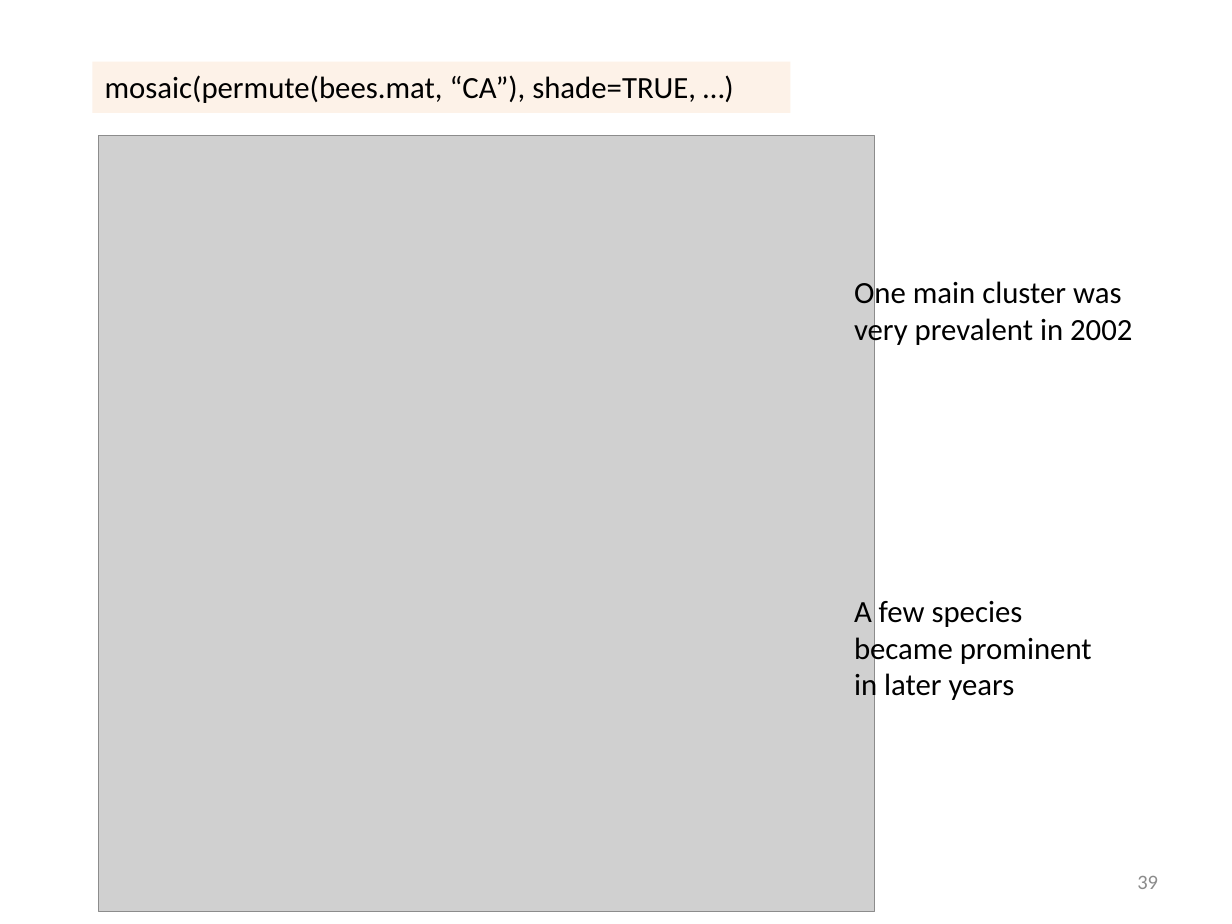
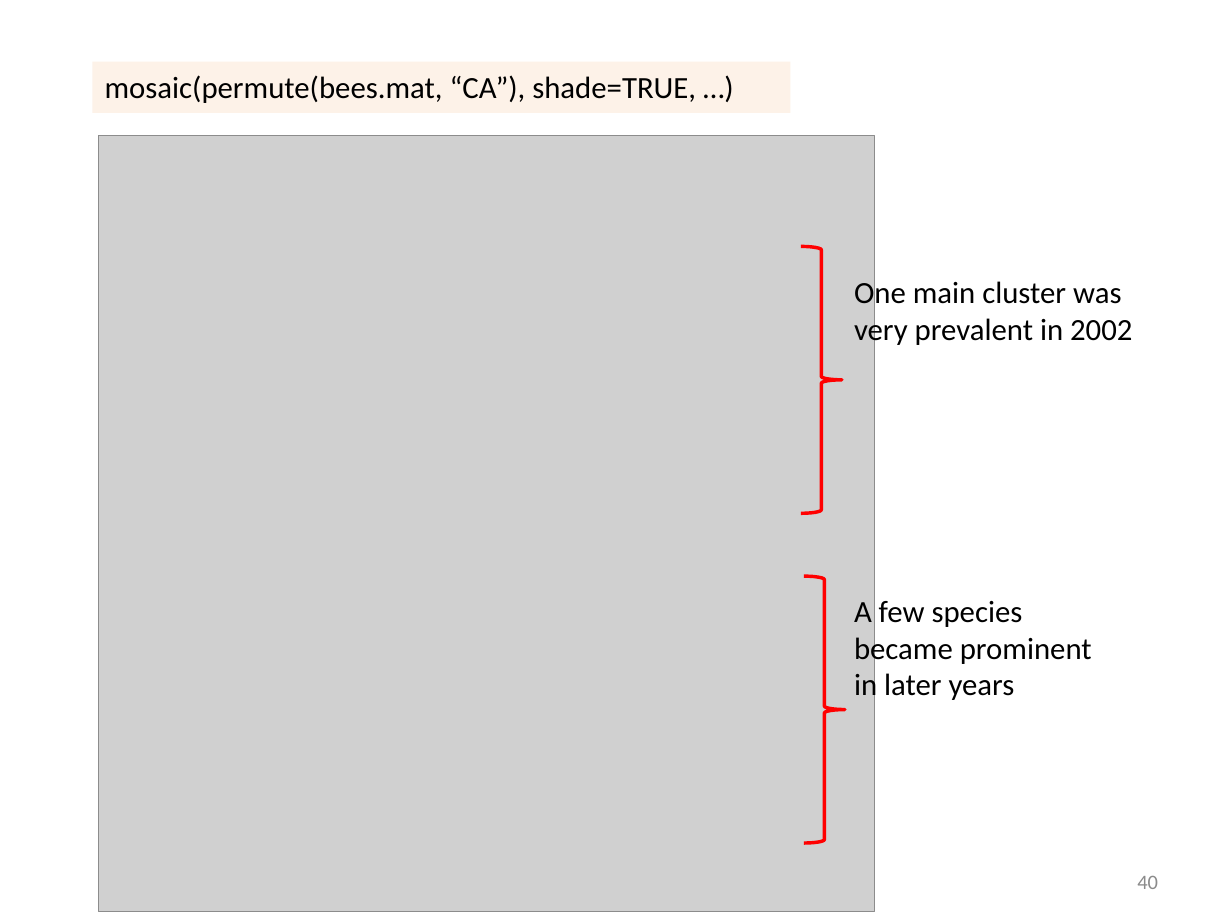
Before and after one commit to friendly/psy6136, a slide deck: slide 40 of docs/lectures/04-Loglin.pptx (slide 39 before the commit). Drawn at 1232x924 pixels with LibreOffice and Linux fonts; fonts in the diff are those of the drawing; grey boxes stand for pictures. Boxes give left, top, right and bottom in pixels: in the first picture for what was removed or moved away, otherwise in the second. Text is boxed around its words. In the diff, an @@ line names an element or a change of style, - is before the commit and + after.

```diff
--- a/docs/lectures/04-Loglin.pptx
+++ b/docs/lectures/04-Loglin.pptx
@@ right brace added at [801, 246, 841, 514], outline #FF0000 2 pt @@
@@ right brace added at [803, 577, 844, 844], outline #FF0000 2 pt @@
@@ page number at [1137, 876, 1158, 889]: text changed @@
-39
+40
```
Also in this commit, not shown: 25 other slides changed, 3 slides added, 15 other files.
